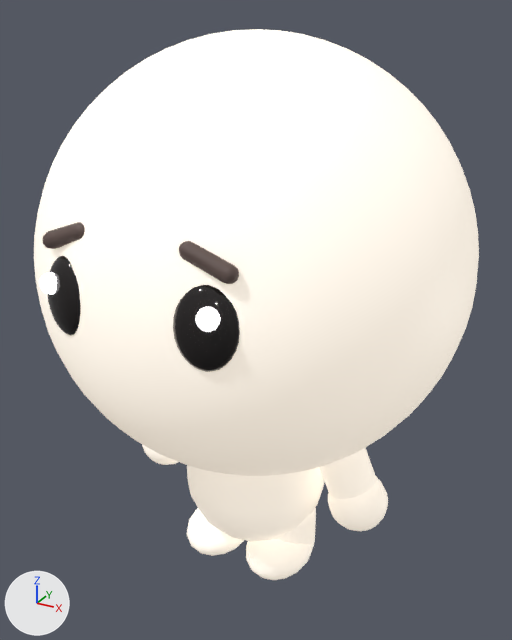
The glTF model film-maker/project/media/meshes/sati.glb, before and after one commit.
One viewpoint serves both versions: a camera (50 mm lens) standing at (0.49, -0.892, 0.925) and looking at (-0.008, 0.013, 0.473). The axes (+X, +Y, +Z) are drawn at lower left. The lights are the same throughout. The picture after the commit comes second. Where no turn or scale is listed for an object, it has been applied to the vertices. Vertices at exactly the same position are counted once.

Objects in the first picture: 'arm_l', 'arm_r', 'body', 'brow_l', 'brow_r', 'eye_l', 'eye_r', 'leg_l', 'leg_r' and 2 more.
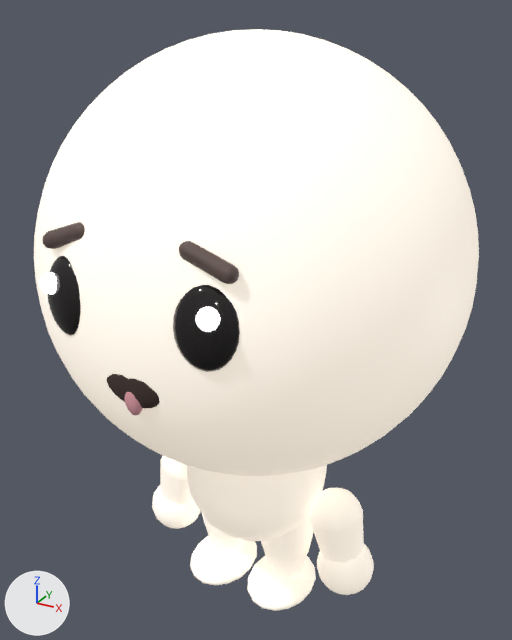
What differs and where, as boxes (x1, y1, x2, y2) in the pictures (512 x 640 px):
'arm_r', reshaped, moved: before (320, 447, 388, 531); after (309, 488, 364, 563)
'leg_r', reshaped: before (246, 508, 316, 580); after (261, 513, 313, 563)
'foot_r', added: after (247, 556, 316, 611)
'foot_l', added: after (190, 535, 257, 585)
'forearm_r', added: after (317, 544, 374, 595)
'leg_l', reshaped (mostly hidden afterwards): before (187, 508, 244, 556); after (202, 514, 233, 539)
'arm_l', reshaped, moved: before (142, 445, 178, 465); after (160, 455, 193, 504)
'forearm_l', added: after (152, 485, 201, 529)
'mouth_open', added: after (107, 374, 160, 408)
'shin_r', added: after (264, 551, 307, 577)
'shin_l', added: after (208, 532, 246, 554)
'mouth_tongue', added: after (124, 392, 142, 415)
part 1 of me_arm_l, rebuilt (not visible before): after (160, 460, 193, 504)
part 2 of me_arm_l, added: after (161, 455, 188, 480)
part 3 of me_arm_l, deleted: before (142, 445, 178, 465)
part 4 of me_arm_r, rebuilt: before (320, 447, 376, 499); after (310, 512, 364, 563)
part 5 of me_arm_r, added: after (309, 488, 363, 531)
part 6 of me_arm_r, deleted: before (328, 477, 388, 531)
part 7 of me_leg_l, rebuilt (not visible before): after (202, 514, 233, 539)
part 8 of me_leg_l, deleted: before (187, 508, 244, 556)
part 9 of me_leg_r, rebuilt: before (275, 508, 316, 546); after (261, 515, 313, 563)
part 10 of me_leg_r, deleted: before (246, 539, 313, 580)

The change, as a list of edits to the scene's bpy script:
```text
Change me_arm_l:
    remove me_arm_l.from_pydata(...)  # 405 vertices, 752 faces; spans x -0.118..0.032, y -0.048..0.048, z -0.215..0.021
    add me_arm_l.from_pydata(...)  # 203 vertices, 384 faces; spans x -0.05..0.044, y -0.045..0.045, z -0.097..0.044
    me_arm_l part 1: the loose piece of 216 vertices spanning x -0.098..0.032, y -0.04..0.04, z -0.178..0.021 is rebuilt with 110 vertices and now spans x -0.05..0.044, y -0.045..0.045, z -0.097..0.01
    me_arm_l part 2: a new loose piece of 93 vertices spanning x -0.044..0.044, y -0.045..0.045, z -0.044..0.044, in mat_glow_skin (white #fffcf7, glowing pale yellow #ffefd7)
    me_arm_l part 3: the loose piece of 189 vertices spanning x -0.118..-0.023, y -0.048..0.048, z -0.215..-0.119 is deleted
Change me_arm_r:
    remove me_arm_r.from_pydata(...)  # 405 vertices, 752 faces; spans x -0.032..0.118, y -0.048..0.048, z -0.215..0.021
    add me_arm_r.from_pydata(...)  # 203 vertices, 384 faces; spans x -0.044..0.05, y -0.045..0.045, z -0.097..0.044
    me_arm_r part 4: the loose piece of 216 vertices spanning x -0.032..0.098, y -0.04..0.04, z -0.178..0.021 is rebuilt with 110 vertices and now spans x -0.044..0.05, y -0.045..0.045, z -0.097..0.01
    me_arm_r part 5: a new loose piece of 93 vertices spanning x -0.044..0.044, y -0.045..0.045, z -0.044..0.044, in mat_glow_skin (white #fffcf7, glowing pale yellow #ffefd7)
    me_arm_r part 6: the loose piece of 189 vertices spanning x 0.023..0.118, y -0.048..0.048, z -0.215..-0.119 is deleted
Change me_leg_l:
    remove me_leg_l.from_pydata(...)  # 400 vertices, 752 faces; spans x -0.055..0.055, y -0.097..0.05, z -0.135..0.025
    add me_leg_l.from_pydata(...)  # 206 vertices, 384 faces; spans x -0.056..0.056, y -0.056..0.056, z -0.129..0.056
    me_leg_l part 7: the loose piece of 222 vertices spanning x -0.05..0.05, y -0.05..0.05, z -0.135..0.025 is rebuilt with 113 vertices and now spans x -0.056..0.056, y -0.056..0.056, z -0.129..0.0
    me_leg_l part 8: the loose piece of 178 vertices spanning x -0.055..0.055, y -0.097..0.046, z -0.124..-0.047 is deleted
    other edits to the shape of me_leg_l do not show in these pictures
Change me_leg_r:
    remove me_leg_r.from_pydata(...)  # 400 vertices, 752 faces; spans x -0.055..0.055, y -0.097..0.05, z -0.135..0.025
    add me_leg_r.from_pydata(...)  # 206 vertices, 384 faces; spans x -0.056..0.056, y -0.056..0.056, z -0.129..0.056
    me_leg_r part 9: the loose piece of 222 vertices spanning x -0.05..0.05, y -0.05..0.05, z -0.135..0.025 is rebuilt with 113 vertices and now spans x -0.056..0.056, y -0.056..0.056, z -0.129..0.0
    me_leg_r part 10: the loose piece of 178 vertices spanning x -0.055..0.055, y -0.097..0.046, z -0.124..-0.047 is deleted
    other edits to the shape of me_leg_r do not show in these pictures
Change ob_arm_l:
    ob_arm_l.location: (-0.115, 0.0, 0.37) -> (-0.15, 0.0, 0.16)
Change ob_arm_r:
    ob_arm_r.location: (0.115, 0.0, 0.37) -> (0.15, 0.0, 0.16)
Add ob_mouth_tongue:
    ob_mouth_tongue = bpy.data.objects.new('mouth_tongue', me_mouth_tongue)  # 93 vertices, 168 faces; spans x -0.0135..0.0135, y -0.0083..0.0083, z -0.0249..0.0249; in mat_tongue (pink #efaab3)
    ob_mouth_tongue.location = (0.0, -0.307, 0.495)
Add ob_mouth_open:
    ob_mouth_open = bpy.data.objects.new('mouth_open', me_mouth_open)  # 211 vertices, 396 faces; spans x -0.0484..0.0484, y -0.0127..0.0127, z -0.0383..0.0383; in mat_mouth_hole (brown #453530)
    ob_mouth_open.location = (0.0, -0.302, 0.518)
Add ob_foot_r:
    ob_foot_r = bpy.data.objects.new('foot_r', me_foot_r)  # a UV sphere (16 segments, 12 rings, poles along z) spanning x -0.0578..0.0578, y -0.0891..0.0594, z -0.0284..0.0178; in mat_glow_skin (white #fffcf7, glowing pale yellow #ffefd7)
    ob_foot_r.location = (0.06, 0.0, 0.0)
Add ob_shin_r:
    ob_shin_r = bpy.data.objects.new('shin_r', me_shin_r)  # 206 vertices, 384 faces; spans x -0.045..0.045, y -0.045..0.045, z -0.106..0.045; in mat_glow_skin (white #fffcf7, glowing pale yellow #ffefd7)
    ob_shin_r.location = (0.06, 0.0, 0.077)
Add ob_foot_l:
    ob_foot_l = bpy.data.objects.new('foot_l', me_foot_r.copy())
    ob_foot_l.location = (-0.06, 0.0, 0.0)
Add ob_shin_l:
    ob_shin_l = bpy.data.objects.new('shin_l', me_shin_r.copy())
    ob_shin_l.location = (-0.06, 0.0, 0.077)
Add ob_forearm_r:
    ob_forearm_r = bpy.data.objects.new('forearm_r', me_forearm_r)  # 392 vertices, 736 faces; spans x -0.0401..0.0558, y -0.048..0.048, z -0.0831..0.0355; in mat_glow_skin (white #fffcf7, glowing pale yellow #ffefd7)
    ob_forearm_r.location = (0.164, 0.0, 0.099)
Add ob_forearm_l:
    ob_forearm_l = bpy.data.objects.new('forearm_l', me_forearm_l)  # 392 vertices, 736 faces; spans x -0.0558..0.0401, y -0.048..0.048, z -0.0831..0.0355; in mat_glow_skin (white #fffcf7, glowing pale yellow #ffefd7)
    ob_forearm_l.location = (-0.164, 0.0, 0.099)
```
